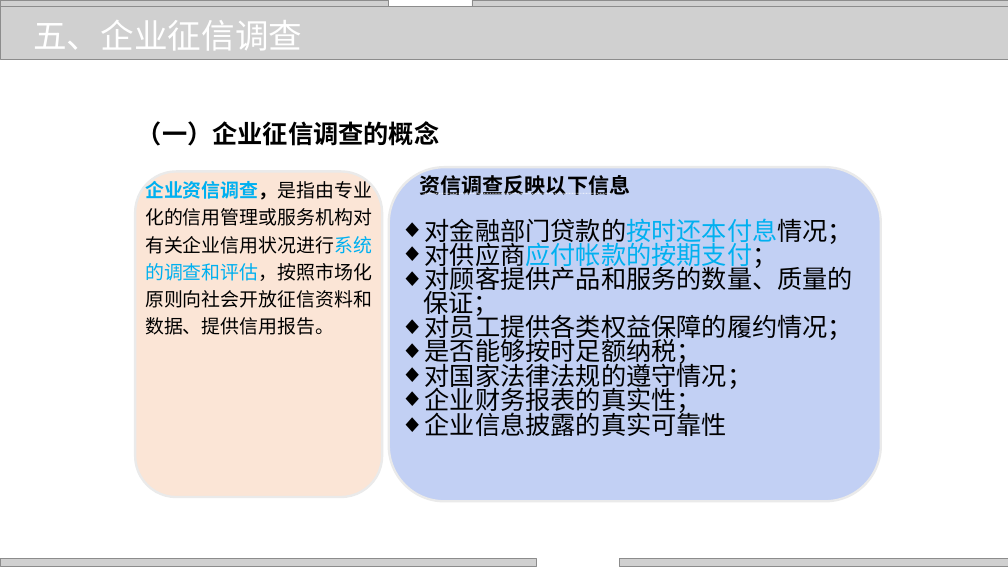
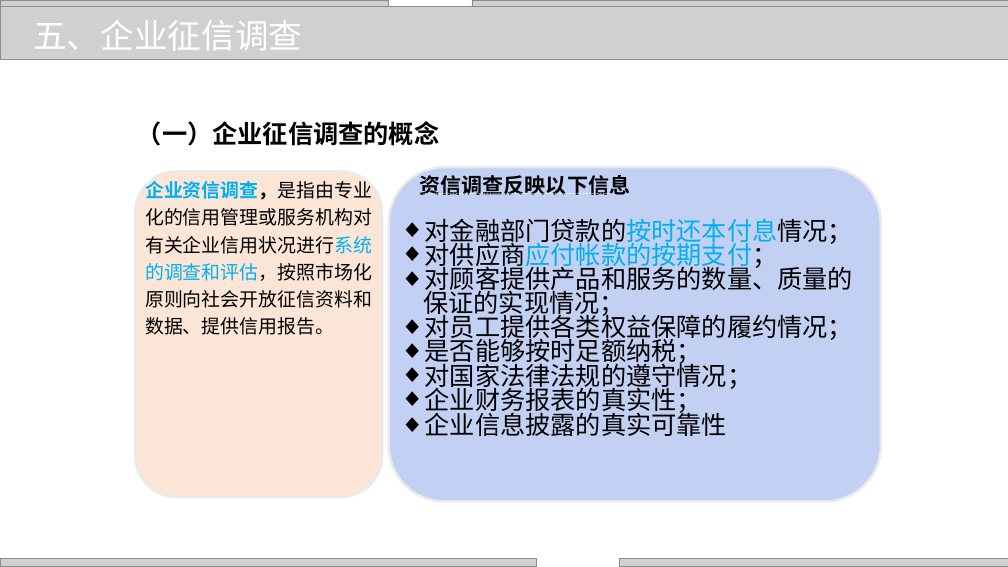
Before and after one commit to zhangjianzhang/internet_credit, a slide deck: slide 13 of files/slides/lecture_5.pptx. Drawn at 1008x567 pixels with LibreOffice and Linux fonts; fonts in the diff are those of the drawing; grey boxes stand for pictures; background and template pictures are left out. Boxes give left, top, right and bottom in pixels: in the first picture for what was removed or moved away, otherwise in the second. Text is boxed around its words. In the diff, an @@ line names an element or a change of style, - is before the commit and + after.

```diff
--- a/files/slides/lecture_5.pptx
+++ b/files/slides/lecture_5.pptx
@@ text at [423,262,853,319]: text changed @@
-  ◆ 对顾客提供产品和服务的数量、质量的保证；
+  ◆ 对顾客提供产品和服务的数量、质量的保证的实现情况；
```
Also in this commit, not shown: 5 other slides changed, 5 other files.
